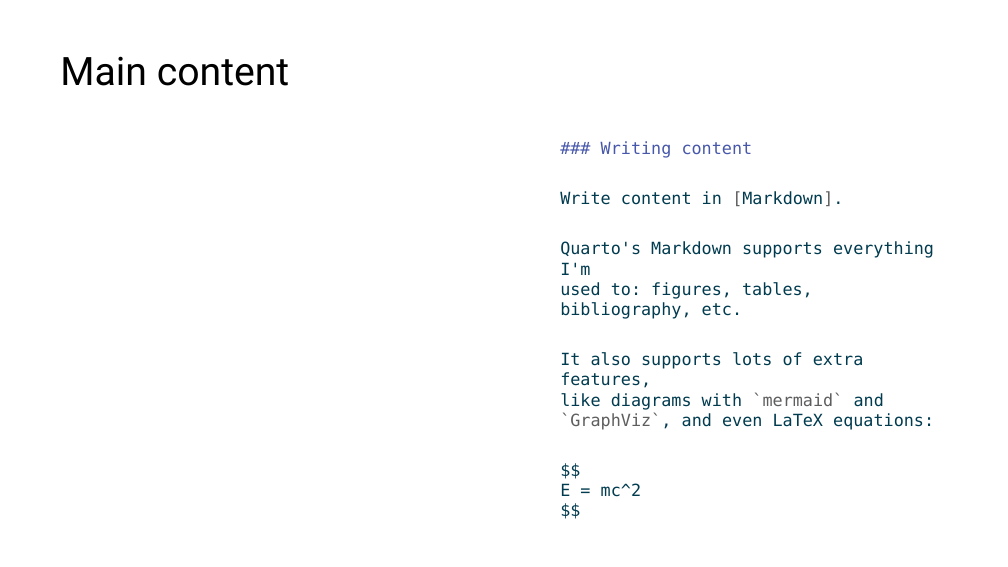
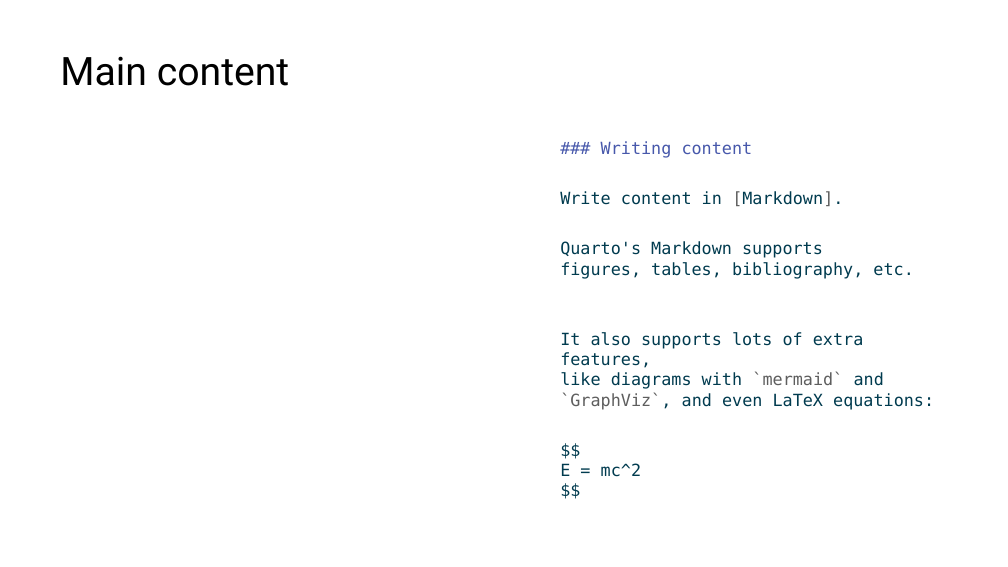
Before and after one commit to lucas-a-meyer/using-quarto, a slide deck: slide 12 of docs/presentation.pptx. Drawn at 1008x567 pixels with LibreOffice and Linux fonts; fonts in the diff are those of the drawing. Boxes give left, top, right and bottom in pixels: in the first picture for what was removed or moved away, otherwise in the second. Text is boxed around its words. In the diff, an @@ line names an element or a change of style, - is before the commit and + after.

```diff
--- a/docs/presentation.pptx
+++ b/docs/presentation.pptx
@@ text at box(560, 141, 934, 477): text changed @@
-### Writing content
-Write content in [Markdown].
-Quarto's Markdown supports everything I'm
-used to: figures, tables, bibliography, etc.
-It also supports lots of extra features,
-like diagrams with `mermaid` and
-`GraphViz`, and even LaTeX equations:
-$$
-E = mc^2
-$$
+### Writing content
+Write content in [Markdown].
+Quarto's Markdown supports
+figures, tables, bibliography, etc.
+It also supports lots of extra features,
+like diagrams with `mermaid` and
+`GraphViz`, and even LaTeX equations:
+$$
+E = mc^2
+$$
```
Also in this commit, not shown: 1 other slide changed, 2 slides added, 13 other files.
